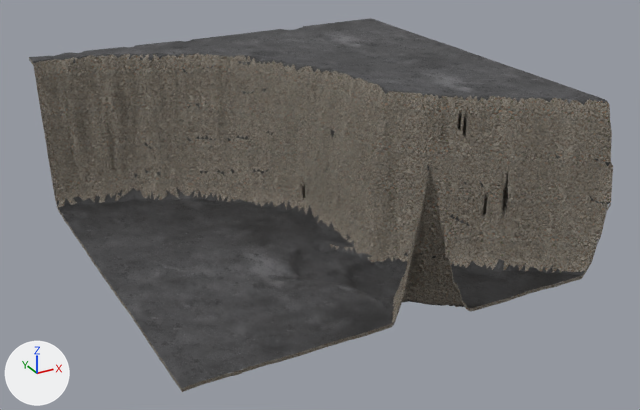
Two versions of the glTF model content/props/lunar-rift-chunk-2.glb, one commit apart.
Camera for both pictures: a 50 mm lens placed at (-175.0, -336.0, 180.0), pointed at (3.0, -12.0, 17.0). Lighting does not change. The marker at lower left points along +X, +Y and +Z. The older version comes first. Vertices at exactly the same position are counted once.

In view in the first picture: 'LOD0_TERRAIN_2'.
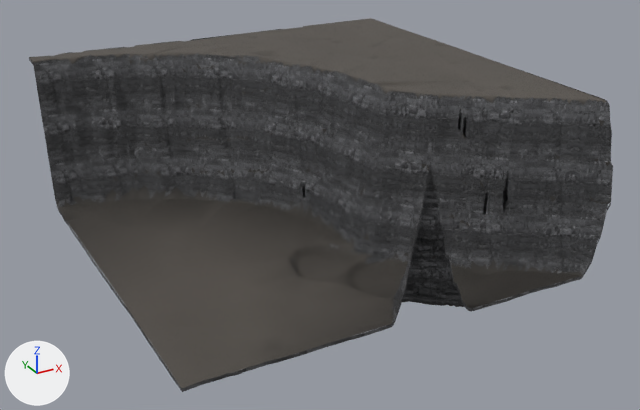
What differs and where, as boxes (x1, y1, x2, y2) in the pictures (640 x 410 px):
'LOD0_TERRAIN_2', surface changed, reshaped (darker)
    both: (29, 18, 613, 392)
part 1 of me_lod0_terrain_2, reshaped
    before: (58, 129, 574, 392)
    after: (130, 129, 464, 358)
part 2 of me_lod0_terrain_2, reshaped
    before: (29, 18, 607, 185)
    after: (72, 27, 463, 185)
part 3 of me_lod0_terrain_2, surface changed (darker)
    before: (30, 53, 613, 391)
    after: (30, 34, 613, 391)
part 4 of me_lod0_terrain_2, recoloured
    before: (66, 55, 585, 336)
    after: (66, 55, 585, 310)
part 5 of me_lod0_terrain_2, recoloured
    both: (68, 54, 605, 307)

The change, as a list of edits to the scene's bpy script:
```text
Add img_cliff_side_diff_1k:
    img_cliff_side_diff_1k = load_image('cliff_side_diff_1k', 'textures/game/cliff_side_diff_1k_201fe54947b7.jpg', 1024, 1024, 'sRGB')
Add img_cliff_side_ao_1k_cliff_side_rough_1k:
    img_cliff_side_ao_1k_cliff_side_rough_1k = load_image('cliff_side_ao_1k-cliff_side_rough_1k', 'textures/game/cliff_side_ao_1k-cliff_side_rough_1k_1fd93fd83d64.jpg', 1024, 1024, 'Non-Color')
Add img_cliff_side_nor_1k:
    img_cliff_side_nor_1k = load_image('cliff_side_nor_1k', 'textures/game/cliff_side_nor_1k_24bcf83ec5cd.jpg', 1024, 1024, 'Non-Color')
Change mat_rift_wall:
    remove # nodes: BsdfPrincipled, Math, Mix, NormalMap, OutputMaterial, SeparateColor, TexImage x3, VertexColor
    remove # uses the picture img_gray_rocks_ao_1k_gray_rocks_rough_1k
    remove # uses the picture img_gray_rocks_diff_1k
    remove # uses the picture img_gray_rocks_nor_1k
    nodes: BsdfPrincipled, Math, Mix x2, NormalMap, OutputMaterial, SeparateColor, TexImage x3, VertexColor
    colours: light grey #c5c7cd, mixed with the vertex colours
    uses the picture img_cliff_side_ao_1k_cliff_side_rough_1k
    uses the picture img_cliff_side_diff_1k
    uses the picture img_cliff_side_nor_1k
Change me_lod0_terrain_2:
    used by ob_lod0_terrain_2; location = (0.0, 0.0, 0.0)
    remove me_lod0_terrain_2.from_pydata(...)  # 5773 vertices, 10416 faces; spans x -96.0..96.0, y -97.0..96.0, z -2.0..75.0
    add me_lod0_terrain_2.from_pydata(...)  # 3197 vertices, 5370 faces; spans x -96.0..96.0, y -97.0..96.0, z -2.0..75.0
    me_lod0_terrain_2 part 1: 1891 vertices removed from x -96.0..78.0, y -96.0..74.0, z -2.0..30.0; 11 vertices added at x -96.0..40.0, y -96.0..2.0, z 0.0..26.0
    me_lod0_terrain_2 part 2: 5 vertices moved within x -90.0..96.0, y 6.0..96.0, z 73.0..74.0; 706 vertices removed from x -96.0..96.0, y -84.0..96.0, z 48.0..75.0; 10 vertices added at x -86.0..96.0, y -21.0..96.0, z 49.0..74.0
    me_lod0_terrain_2 part 3: 3571 kept faces spanning x -96.0..96.0, y -97.0..96.0, z -2.0..75.0 get new texture (UV) coordinates
    me_lod0_terrain_2 part 4: 52 faces spanning x -91.0..86.0, y -96.0..76.0, z -1.0..74.0 switch from mat_rift_floor to mat_rift_wall
    me_lod0_terrain_2 part 5: 53 faces spanning x -80.0..94.0, y -96.0..86.0, z 0.0..75.0 switch from mat_rift_wall to mat_rift_floor
```
